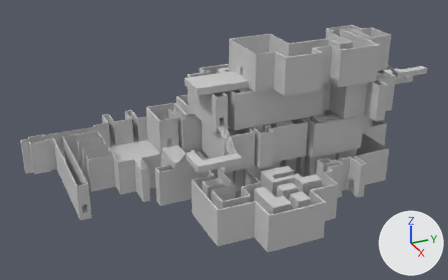
What one commit did to the FBX model exit mask/Assets/Models/Level Parts/deep.FBX.
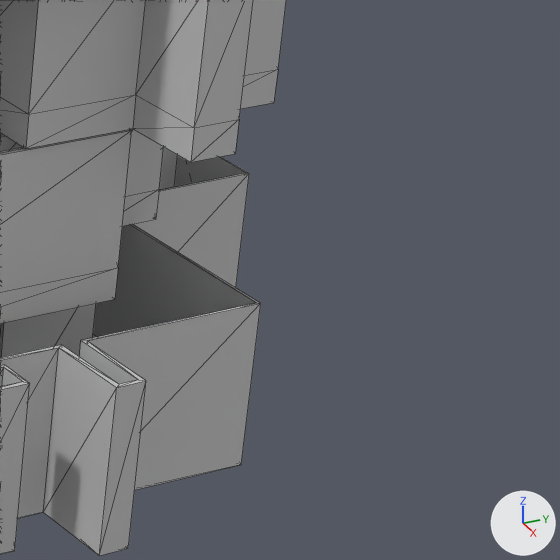
The first picture shows the older version from a 50 mm lens placed at (100.2, -39.1, 36.7), pointed at (-1.0, 6.5, -14.0). The close-ups show both versions on the part from 76% to 100% of the width and 32% to 71% of the height of that picture; other places that the commit changed are outside them. Lighting does not change. The marker at lower right points along +X, +Y and +Z. The close-ups show mesh edges as thin lines. Where no turn or scale is listed for an object, it has been applied to the vertices. Vertices at the same position are counted once.

The first close-up shows 'lvl_2', 'lvl_3', 'lvl_4'.
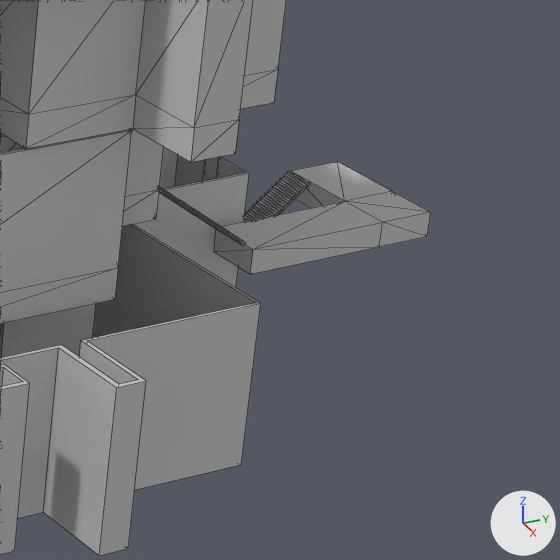
The edits, one by one:
me_mesh_005 is used by ob_lvl_4; location (19.91, 6.3, -21.45).
me_mesh_005 had 1159 vertices, 2296 faces and spanned x -48.1..5.2, y -35.9..37.4, z -1.3..5.7.
me_mesh_005 now has 1179 vertices, 855 faces, 4 loose edges and spans x -48.1..5.2, y -35.9..37.4, z -1.3..5.7.
me_mesh_005 part 1: 20 vertices added at x -22.6..-18.0, y 37.3..37.4, z -1.3..5.7.
me_mesh_003 is used by ob_lvl_3; location (3.96, 26.42, -14.32).
me_mesh_003 had 519 vertices, 1041 faces and spanned x -18.4..6.2, y -32.4..11.4, z -1.3..5.7.
me_mesh_003 now has 779 vertices, 1549 faces and spans x -18.4..6.2, y -32.4..24.6, z -7.1..5.7.
me_mesh_003 part 2: a new loose piece of 134 vertices spanning x -1.1..0.5, y 10.6..15.4, z -3.4..0.0, in mat_24___default (light grey #cacaca).
me_mesh_003 part 3: a new loose piece of 110 vertices spanning x -5.1..-3.7, y 17.2..22.1, z -7.1..-3.4, in mat_24___default (light grey #cacaca).
me_mesh_003 part 4: a new loose piece of 16 vertices spanning x -5.1..1.0, y 15.4..24.6, z -4.5..-3.4, in mat_24___default (light grey #cacaca).

Pixel boxes [x1, y1, x2, y2] of what changed, in the close-ups (560 x 560 px):
'lvl_3', reshaped: before [0, 129, 164, 323]; after [0, 129, 431, 323]
part 1 of me_mesh_005, added: after [0, 147, 260, 390]
part 2 of me_mesh_003, added: after [159, 187, 246, 245]
part 3 of me_mesh_003, added: after [244, 171, 310, 222]
part 4 of me_mesh_003, added: after [214, 162, 431, 274]
